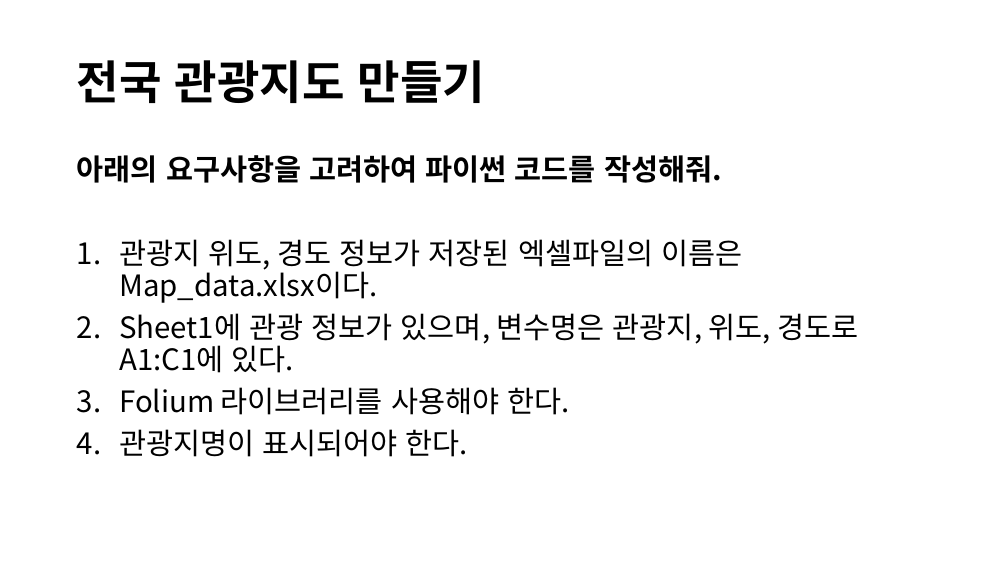
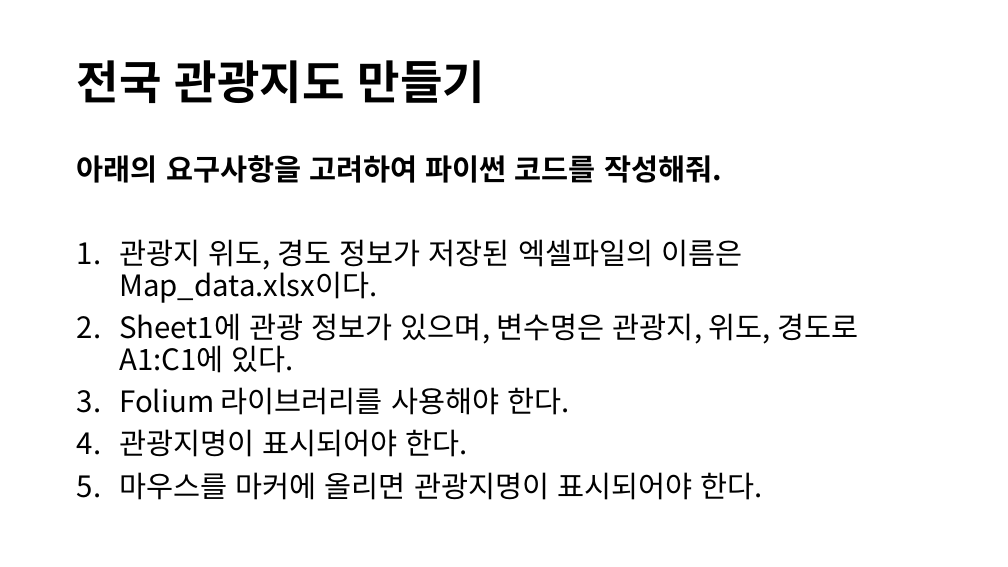
Before and after one commit to lolsaless/Python, a slide deck: slide 7 of 프롬프트 시연.pptx. Drawn at 1008x567 pixels with LibreOffice and Linux fonts; fonts in the diff are those of the drawing. Boxes give left, top, right and bottom in pixels: in the first picture for what was removed or moved away, otherwise in the second. Text is boxed around its words. In the diff, an @@ line names an element or a change of style, - is before the commit and + after.

```diff
--- a/프롬프트 시연.pptx
+++ b/프롬프트 시연.pptx
@@ text at [119, 472, 763, 500]: paragraph added @@
+5. 마우스를 마커에 올리면 관광지명이 표시되어야 한다.
```
Also in this commit, not shown: 8 other slides changed, 20 other files.
